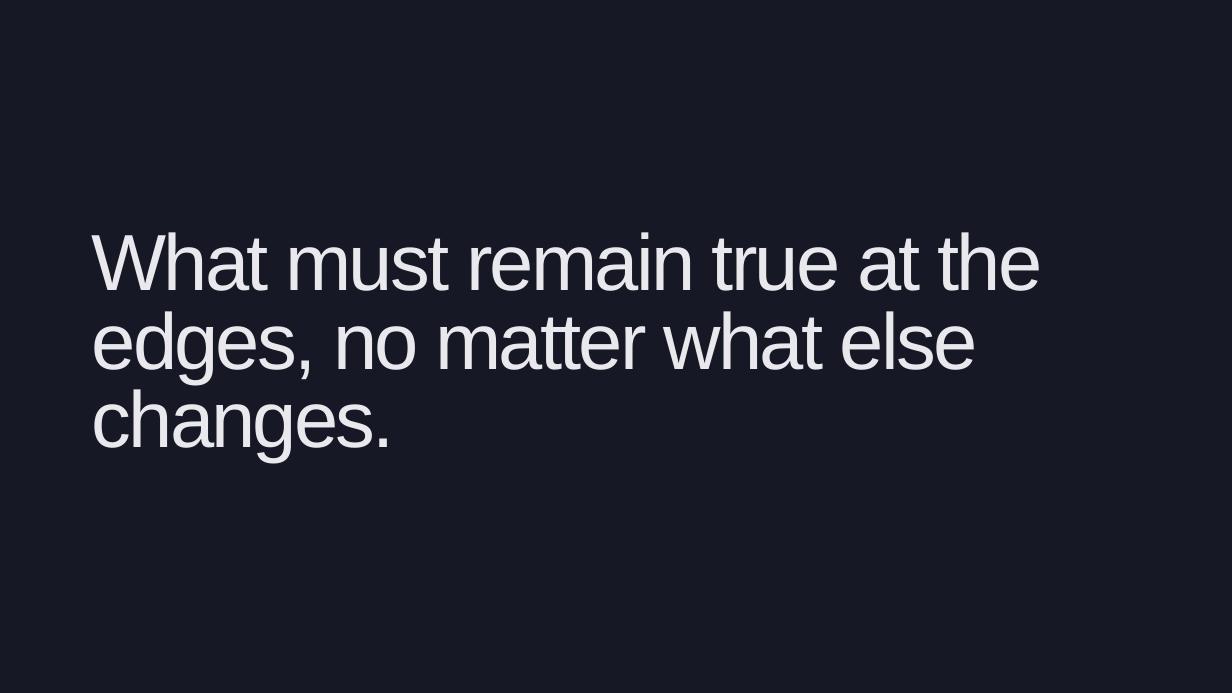
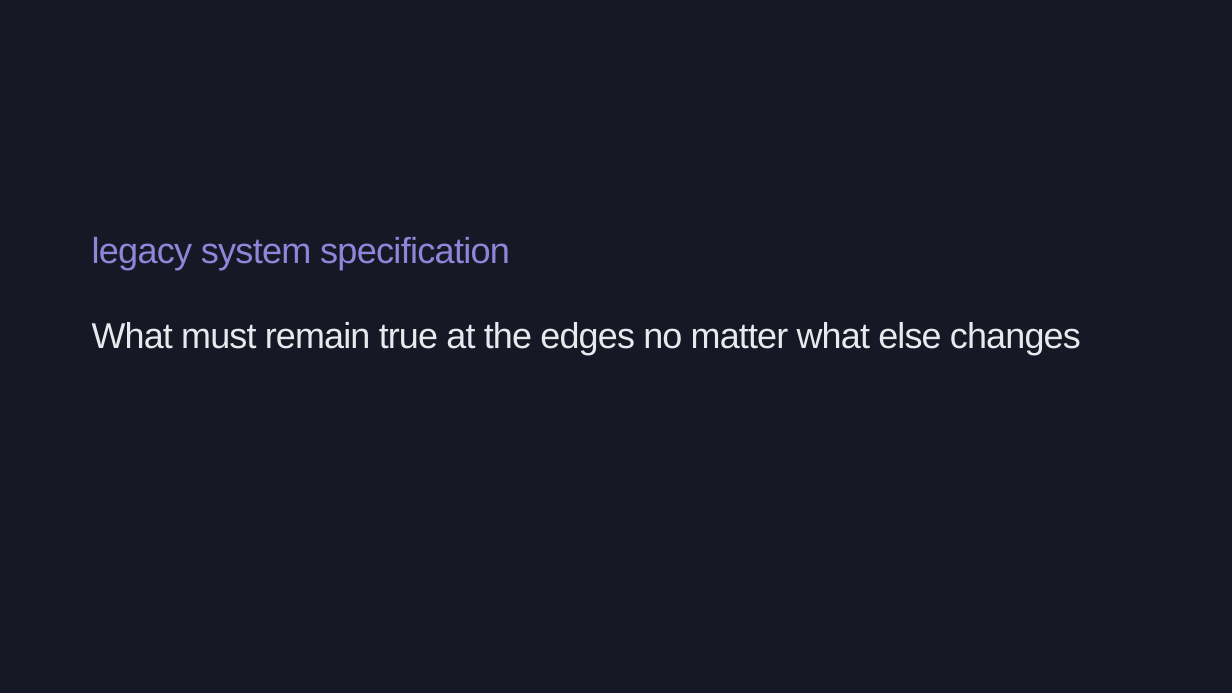
Before and after one commit to Bradleywboggs/ai-assisted-legacy-refactors-kcdc-2026, a slide deck: slide 38 of AI_Assisted_Legacy_Refactors.pptx (slide 32 before the commit). Drawn at 1232x693 pixels with LibreOffice and Linux fonts; fonts in the diff are those of the drawing. Boxes give left, top, right and bottom in pixels: in the first picture for what was removed or moved away, otherwise in the second. Text is boxed around its words. In the diff, an @@ line names an element or a change of style, - is before the commit and + after.

```diff
--- a/AI_Assisted_Legacy_Refactors.pptx
+++ b/AI_Assisted_Legacy_Refactors.pptx
@@ text added at box(92, 237, 510, 270), 42.2 pt, text #9184D9 @@
+legacy system specification
@@ text at box(92, 322, 1081, 355): text changed; size 93 to 42 pt @@
-What must remain true at the edges, no matter what else changes.
+What must remain true at the edges no matter what else changes
```
Also in this commit, not shown: 23 other slides changed, 13 slides added, 11 slides removed, 6 other files.
